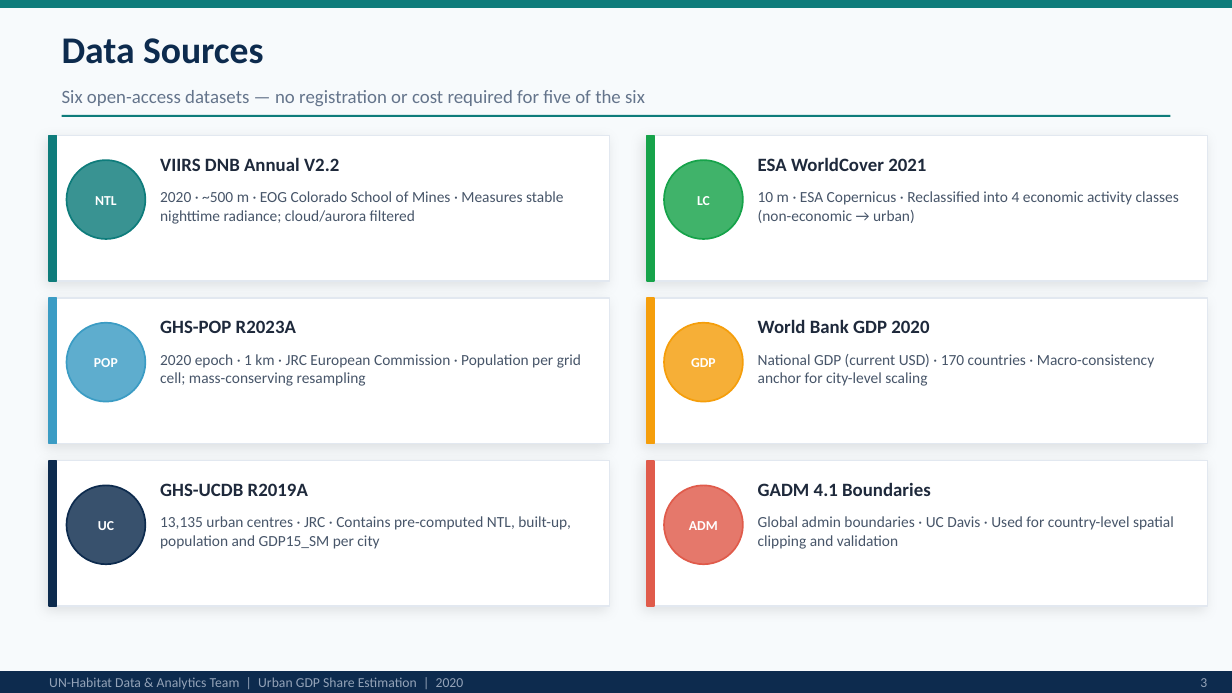
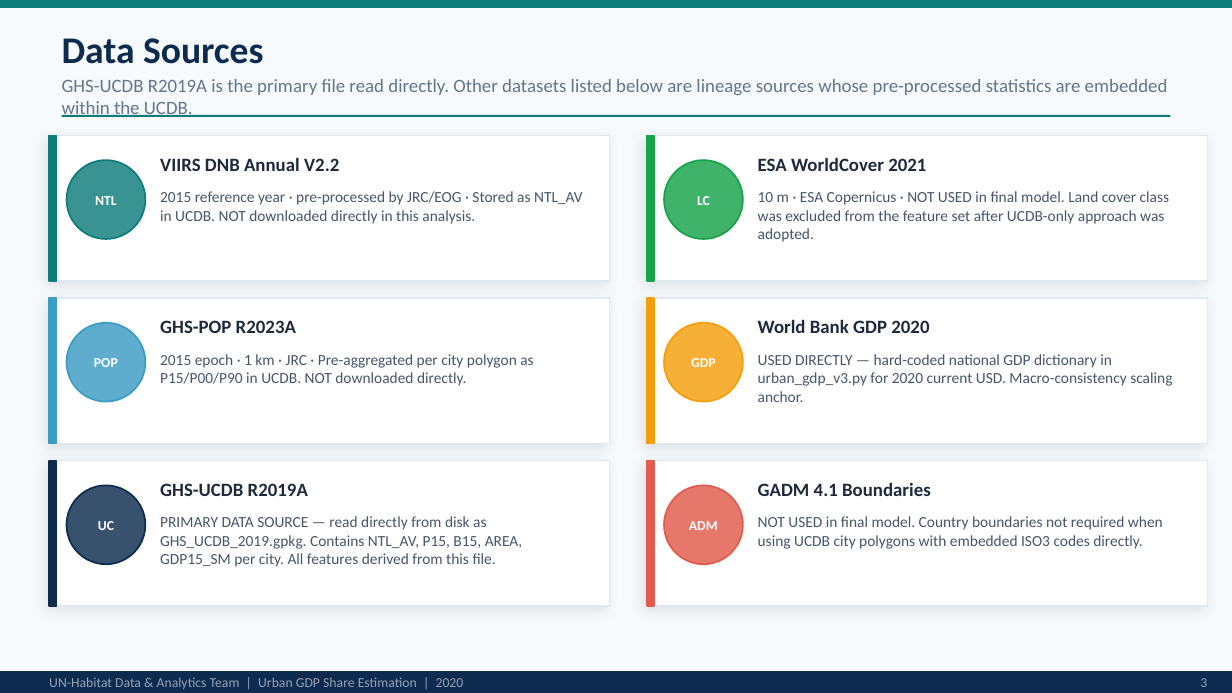
Before and after one commit to Gkogutu478/urban-gdp-ntl, a slide deck: slide 3 of docs/Urban_GDP_NTL_Presentation_v2.pptx. Drawn at 1232x693 pixels with LibreOffice and Linux fonts; fonts in the diff are those of the drawing. Boxes give left, top, right and bottom in pixels: in the first picture for what was removed or moved away, otherwise in the second. Text is boxed around its words. In the diff, an @@ line names an element or a change of style, - is before the commit and + after.

```diff
--- a/docs/Urban_GDP_NTL_Presentation_v2.pptx
+++ b/docs/Urban_GDP_NTL_Presentation_v2.pptx
@@ text at box(62, 79, 1168, 117): text changed @@
-Six open-access datasets — no registration or cost required for five of the six
+GHS-UCDB R2019A is the primary file read directly. Other datasets listed below are lineage sources whose pre-processed statistics are embedded within the UCDB.
@@ text at box(160, 191, 583, 224): text changed @@
-2020 · ~500 m · EOG Colorado School of Mines · Measures stable nighttime radiance; cloud/aurora filtered
+2015 reference year · pre-processed by JRC/EOG · Stored as NTL_AV in UCDB. NOT downloaded directly in this analysis.
@@ text at box(758, 191, 1170, 242): text changed @@
-10 m · ESA Copernicus · Reclassified into 4 economic activity classes (non-economic → urban)
+10 m · ESA Copernicus · NOT USED in final model. Land cover class was excluded from the feature set after UCDB-only approach was adopted.
@@ text at box(160, 354, 533, 386): text changed @@
-2020 epoch · 1 km · JRC European Commission · Population per grid cell; mass-conserving resampling
+2015 epoch · 1 km · JRC · Pre-aggregated per city polygon as P15/P00/P90 in UCDB. NOT downloaded directly.
@@ text at box(758, 354, 1172, 402): text changed @@
-National GDP (current USD) · 170 countries · Macro-consistency anchor for city-level scaling
+USED DIRECTLY — hard-coded national GDP dictionary in urban_gdp_v3.py for 2020 current USD. Macro-consistency scaling anchor.
@@ text at box(160, 516, 523, 567): text changed @@
-13,135 urban centres · JRC · Contains pre-computed NTL, built-up, population and GDP15_SM per city
+PRIMARY DATA SOURCE — read directly from disk as GHS_UCDB_2019.gpkg. Contains NTL_AV, P15, B15, AREA, GDP15_SM per city. All features derived from this file.
@@ text at box(758, 516, 1163, 549): text changed @@
-Global admin boundaries · UC Davis · Used for country-level spatial clipping and validation
+NOT USED in final model. Country boundaries not required when using UCDB city polygons with embedded ISO3 codes directly.
```
Also in this commit, not shown: 9 other slides changed, 1 other file.
